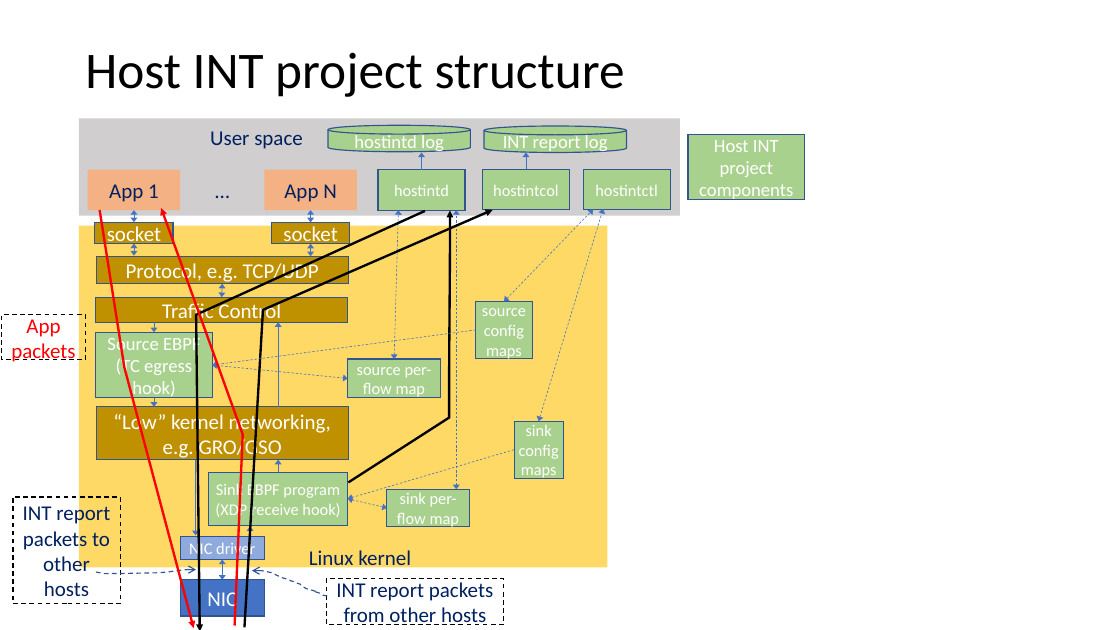
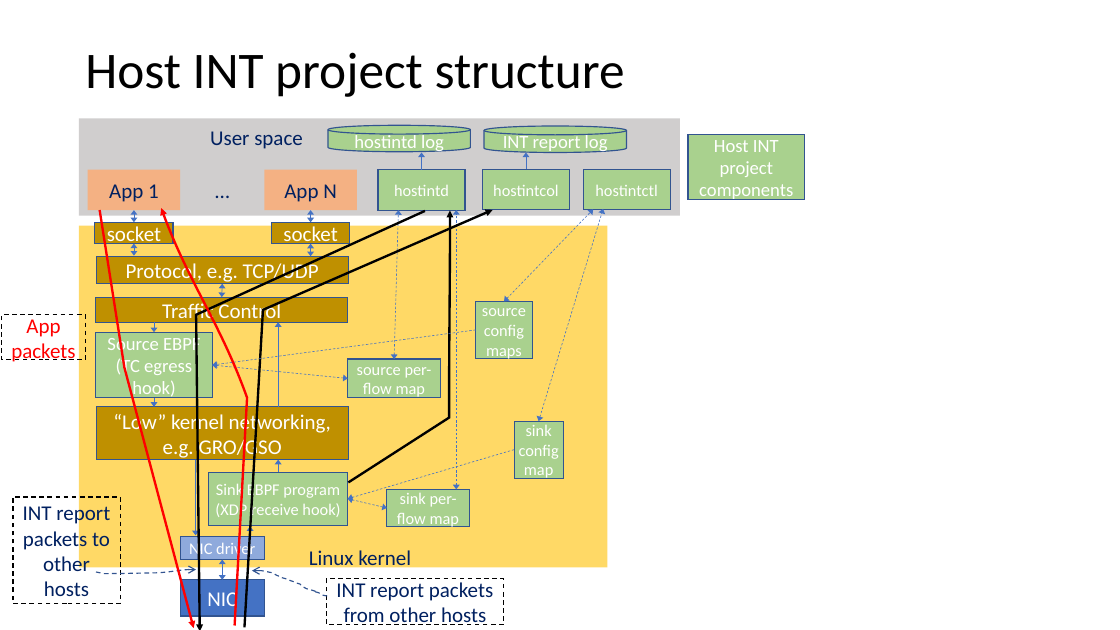
Before and after one commit to intel/host-int, a slide deck: slide 4 of docs/host-int-project.pptx. Drawn at 1120x630 pixels with LibreOffice and Linux fonts; fonts in the diff are those of the drawing. Boxes give left, top, right and bottom in pixels: in the first picture for what was removed or moved away, otherwise in the second. Text is boxed around its words. In the diff, an @@ line names an element or a change of style, - is before the commit and + after.

Commit message:
Host-int release for version 0.1.0-alpha

```diff
--- a/docs/host-int-project.pptx
+++ b/docs/host-int-project.pptx
@@ freeform shape: place and size @@
-freeform shape at [161,208,243,626]
+freeform shape at [161,208,247,626]
@@ text in rectangle at [519,425,559,480]: text changed @@
-sink config maps
+sink config map
```
Also in this commit, not shown: 13 other slides changed, 30 other files.
